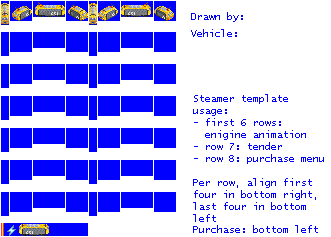
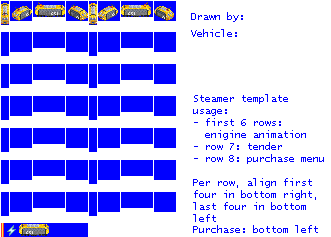
Before/after of a 331 × 237 layered artwork. What changed in the layer stack:
painted on "empty.png" over [1, 236, 88, 237]
